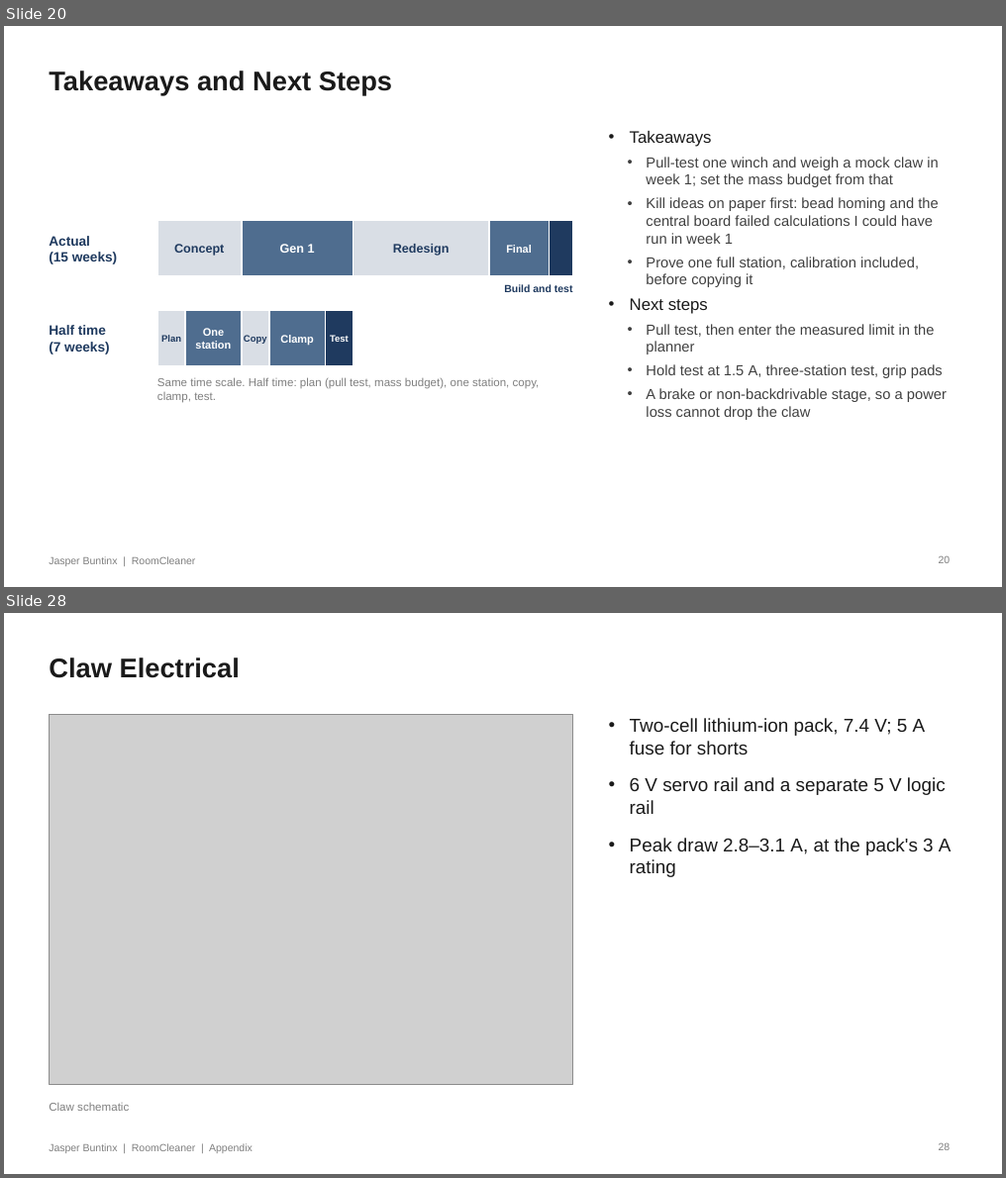
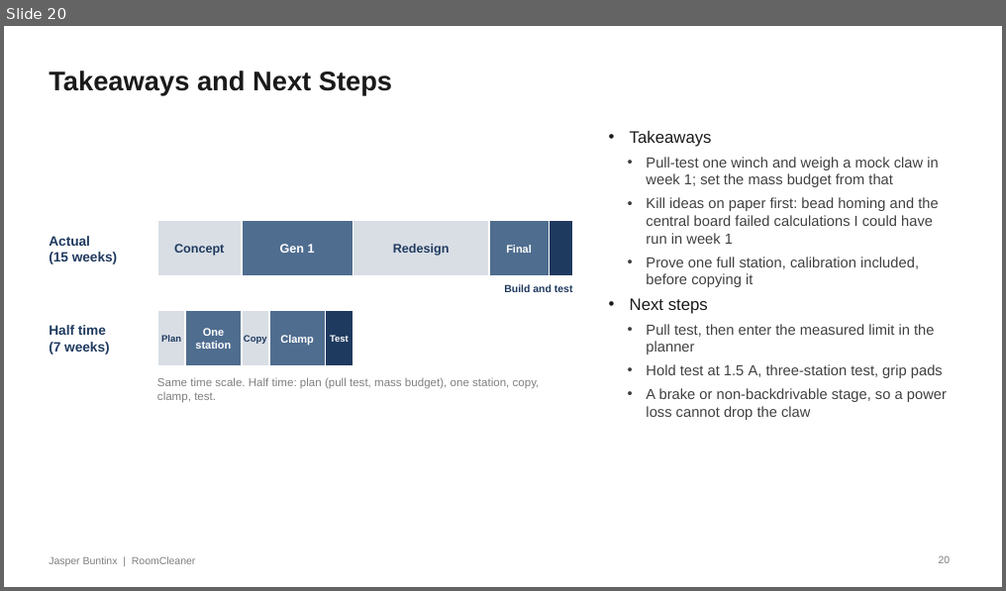
Before and after one commit to Jaspario1199/RoomCleaner, a slide deck: docs/presentation/deck_v8/RoomCleaner_Buntinx_Oct27_v8.pptx. Shown one above the other, each under a label of ours: slides 20 and 28 before the commit, slide 20 after it; the slides between them are not shown. The pictures are 1006x1178 and 1006x591 pixels, drawn with LibreOffice and Linux fonts; fonts in the diff are those of the drawing; grey boxes stand for pictures. Boxes give left, top, right and bottom in pixels: in the first picture for what was removed or moved away, otherwise in the second. Text is boxed around its words. In the diff, an @@ line names an element or a change of style, - is before the commit and + after.

```diff
--- a/docs/presentation/deck_v8/RoomCleaner_Buntinx_Oct27_v8.pptx
+++ b/docs/presentation/deck_v8/RoomCleaner_Buntinx_Oct27_v8.pptx
@@ slide 28 removed at bbox=[4, 613, 1002, 1174], background #FFFFFF @@
@@ text removed at bbox=[49, 658, 240, 678] @@
-Claw Electrical
@@ picture removed at bbox=[49, 714, 573, 1084] @@
@@ text removed at bbox=[630, 718, 951, 877] @@
-• Two-cell lithium-ion pack, 7.4 V; 5 A fuse for shorts
-• 6 V servo rail and a separate 5 V logic rail
-• Peak draw 2.8–3.1 A, at the pack's 3 A rating
@@ text removed at bbox=[49, 1103, 129, 1111] @@
-Claw schematic
@@ text removed at bbox=[49, 1144, 252, 1154] @@
-Jasper Buntinx | RoomCleaner | Appendix
@@ page number removed at bbox=[939, 1144, 950, 1151] @@
-28
```
Also in this commit, not shown: 6 slides changed, 9 other slides removed, 7 other files.
